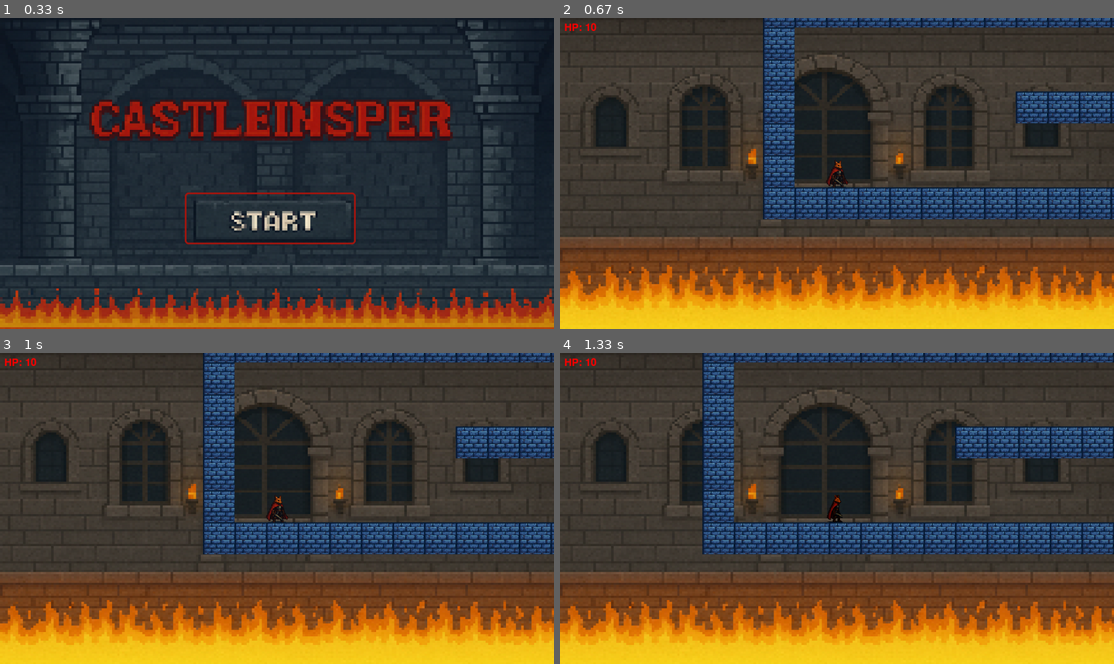
Above: before the commit, frames 1-4 (two rows, left to right).
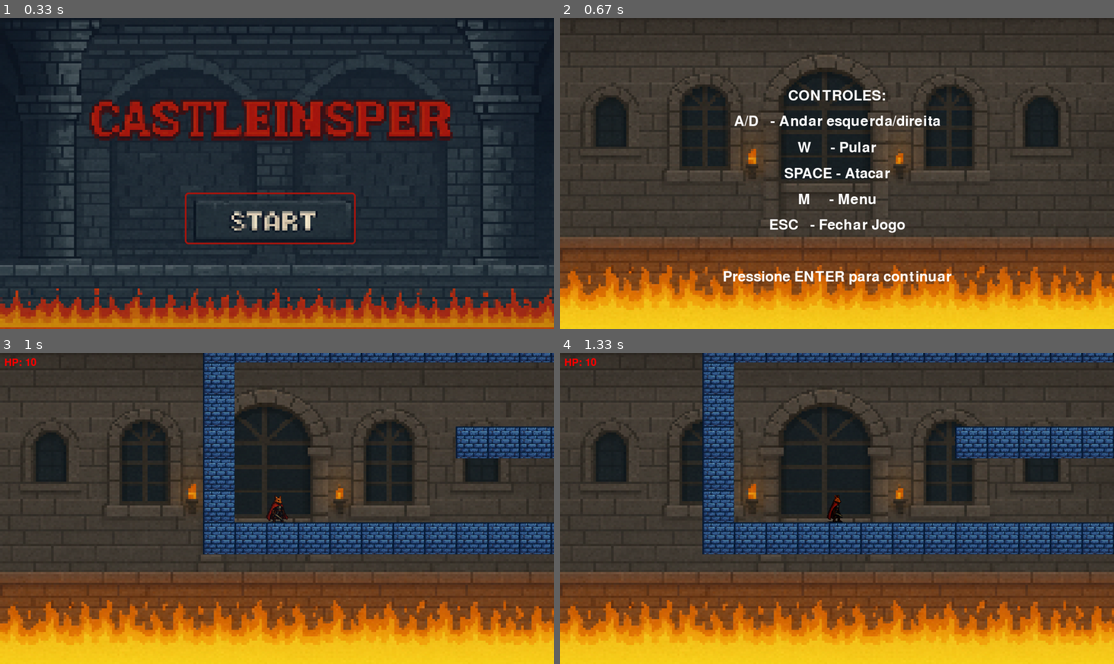
Above: after the commit, the same moments.

Repository: Victor-LP/pygame
Game: pygame game, started from CastleInsper.py
Two runs of this game, one before a commit and one after it. Both use one fixed random seed, a clock stepped at 60 frames per second and the inputs below.
Inputs (mouse positions are in pixels of both pictures, inside the frame that each line leads up to):
- Up to frame 1 (0.33 s): no input
- Up to frame 2 (0.67 s): click (831, 217) at 0.38 s
- Up to frame 3 (1 s): tap Enter at 0.67 s
- Up to frame 4 (1.33 s): hold Space from 1 s (still down); hold D from 1 s (still down)

Frame 1 is identical in both runs. In frame 2, 16% of the frame differs, in the area x 0-100%, y 0-86%; in frame 3, nothing differs; in frame 4, nothing differs.

Commit message:
Tutorial

Diff:
--- a/CastleInsper.py
+++ b/CastleInsper.py
@@ -1,7 +1,7 @@
 import pygame
-from config import window, INIT, QUIT, GAME, GAME_OVER
+from config import window, INIT, QUIT, GAME, GAME_OVER, TUTORIAL
 from game import game_screen
-from init import title_screen, game_over_screen
+from init import title_screen, game_over_screen, tutorial_screen
 def main():
     #Função principal do jogo
     pygame.init()
@@ -16,6 +16,8 @@
             state = game_screen(window)
         elif state == GAME_OVER:
             state = game_over_screen(window)
+        elif state == TUTORIAL:
+            state = tutorial_screen(window)
         else:
             state = QUIT
     pygame.quit()
--- a/config.py
+++ b/config.py
@@ -44,6 +44,7 @@
 QUIT = 2
 GAME_OVER = 3
 GAME_WON = 4
+TUTORIAL = 5
 
 # ========== ESTADOS DO PERSONAGEM ==========
 STILL = 0
--- a/init.py
+++ b/init.py
@@ -1,5 +1,5 @@
 import pygame
-from config import WIDTH, HEIGHT, FPS, INIT, GAME, QUIT
+from config import WIDTH, HEIGHT, FPS, INIT, GAME, QUIT, TUTORIAL
 from assets import load_assets, START_IMG, BACKGROUND_IMG, GAME_OVER_IMG
 
 def _draw_button(surface, rect, hovered):
@@ -35,7 +35,7 @@
                     return QUIT
             if event.type == pygame.MOUSEBUTTONDOWN and event.button == 1:
                 if btn_rect.collidepoint(pygame.mouse.get_pos()):
-                    return GAME
+                    return TUTORIAL
 
         window.blit(bg, (0, 0))
         hovered = btn_rect.collidepoint(pygame.mouse.get_pos())
@@ -75,3 +75,45 @@
         hovered = btn_rect.collidepoint(pygame.mouse.get_pos())
         pygame.draw.rect(window, (255, 0, 0), btn_rect, width=4 if hovered else 2, border_radius=8)
         pygame.display.flip()
+
+def tutorial_screen(window):
+    clock = pygame.time.Clock()
+    assets = load_assets()
+
+    bg = pygame.transform.scale(assets[BACKGROUND_IMG], (WIDTH, HEIGHT))
+
+    font = pygame.font.Font(None, 48)
+    text_lines = [
+        "CONTROLES:",
+        "A/D   - Andar esquerda/direita",
+        "W     - Pular",
+        "SPACE - Atacar",
+        "M     - Menu",
+        "ESC   - Fechar Jogo",
+        "",
+        "Pressione ENTER para continuar"
+    ]
+
+    rendered_lines = [font.render(line, True, (255, 255, 255)) for line in text_lines]
+
+    while True:
+        clock.tick(FPS)
+        for event in pygame.event.get():
+            if event.type == pygame.QUIT:
+                return QUIT
+            if event.type == pygame.KEYDOWN:
+                if event.key in (pygame.K_RETURN, pygame.K_SPACE):
+                    pygame.mixer.music.fadeout(500)
+                    return GAME
+                if event.key == pygame.K_ESCAPE:
+                    return QUIT
+
+        window.blit(bg, (0, 0))
+
+        y = HEIGHT * 0.25
+        for line in rendered_lines:
+            rect = line.get_rect(center=(WIDTH // 2, y))
+            window.blit(line, rect)
+            y += 60
+
+        pygame.display.flip()
